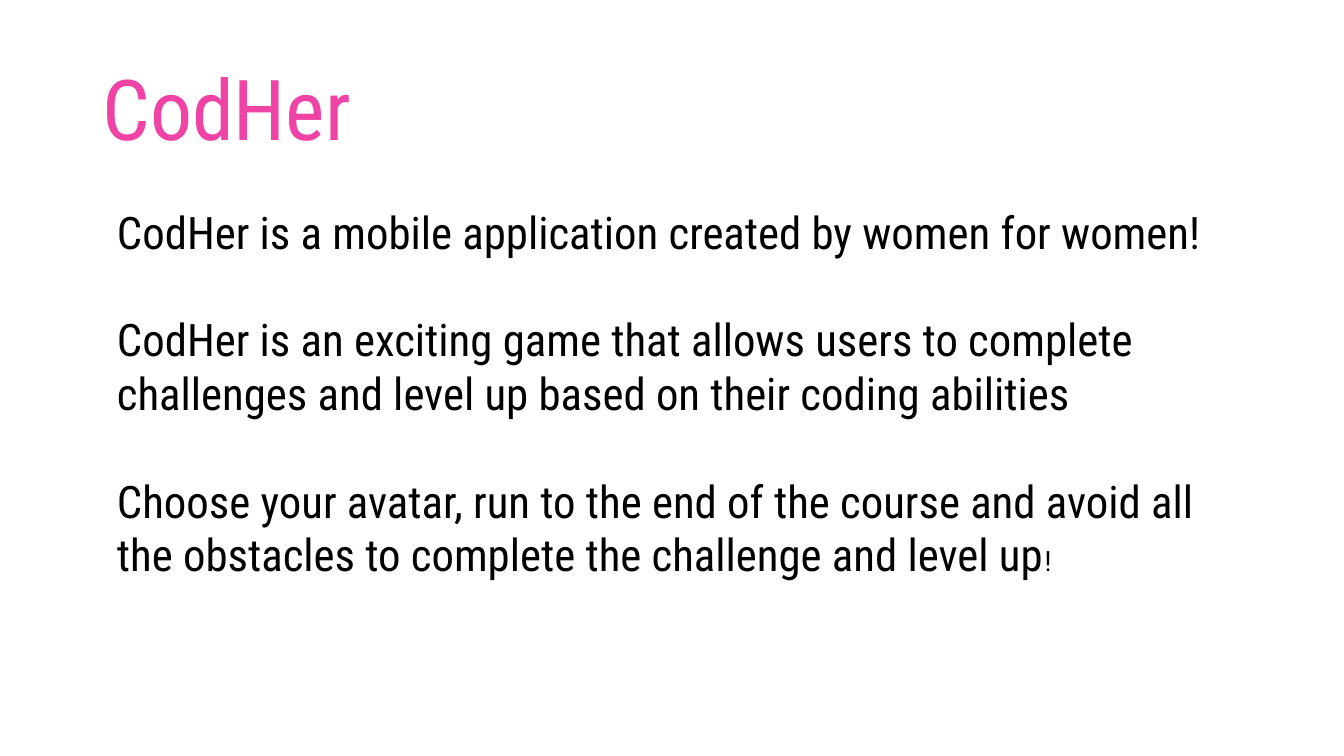
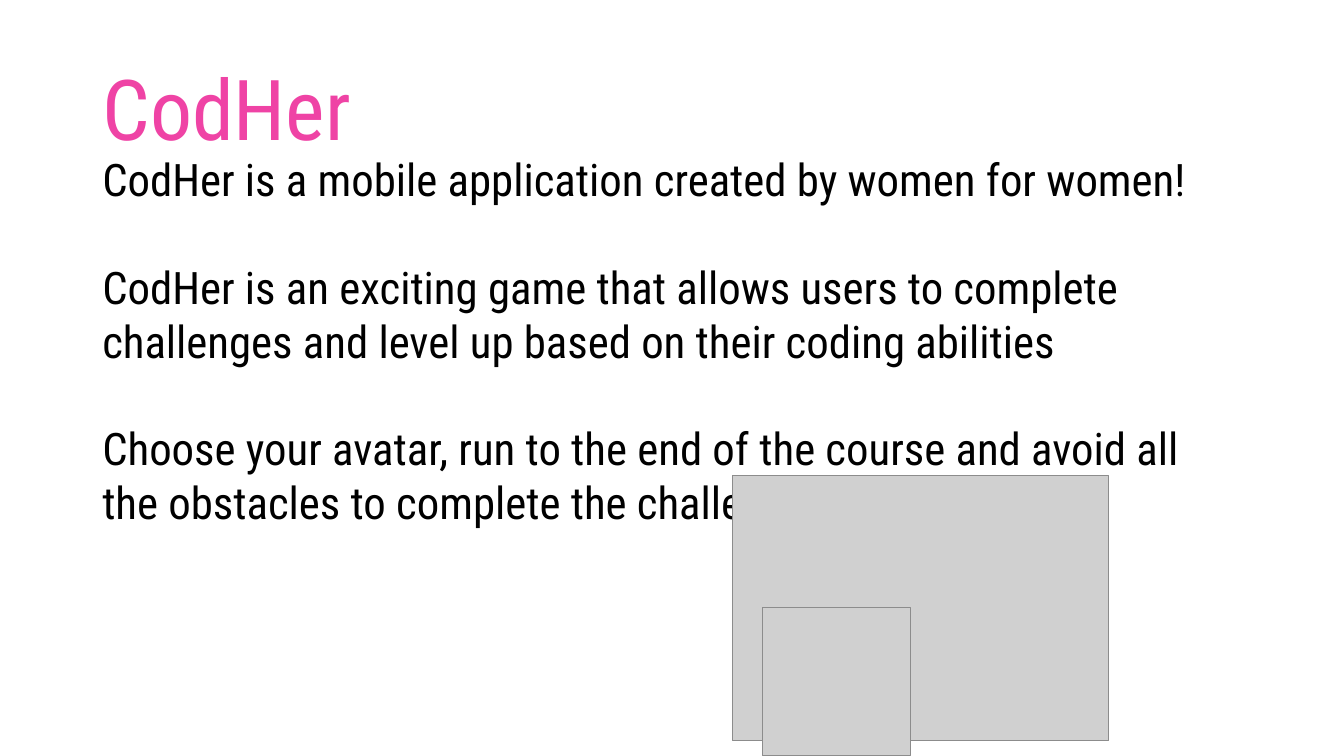
Before and after one commit to dashn98/SheInnovates19, a slide deck: slide 2 of SheInnovates19 Presentation.pptx. Drawn at 1344x756 pixels with LibreOffice and Linux fonts; fonts in the diff are those of the drawing; grey boxes stand for pictures; background and template pictures are left out. Boxes give left, top, right and bottom in pixels: in the first picture for what was removed or moved away, otherwise in the second. Text is boxed around its words. In the diff, an @@ line names an element or a change of style, - is before the commit and + after.

```diff
--- a/SheInnovates19 Presentation.pptx
+++ b/SheInnovates19 Presentation.pptx
@@ text "CodHer is a mobile application ..." rewrapped from <box>117,215,1200,581</box> to <box>102,162,1185,532</box> @@
@@ picture added at <box>733,476,1110,741</box> @@
@@ picture added at <box>762,608,910,756</box> @@
```
Also in this commit, not shown: 1 other slide changed, 1 slide added, 1 other file.
